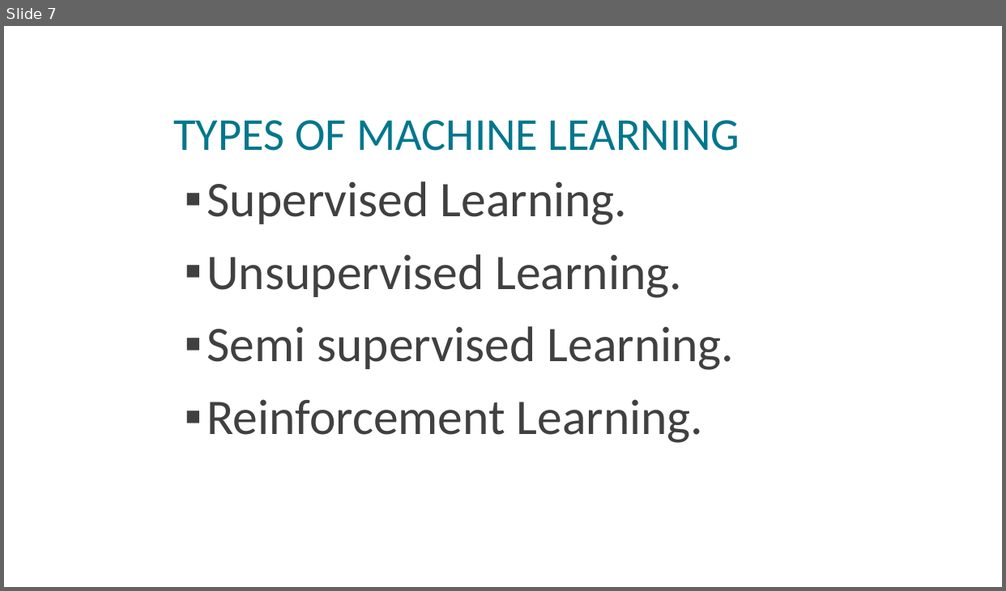
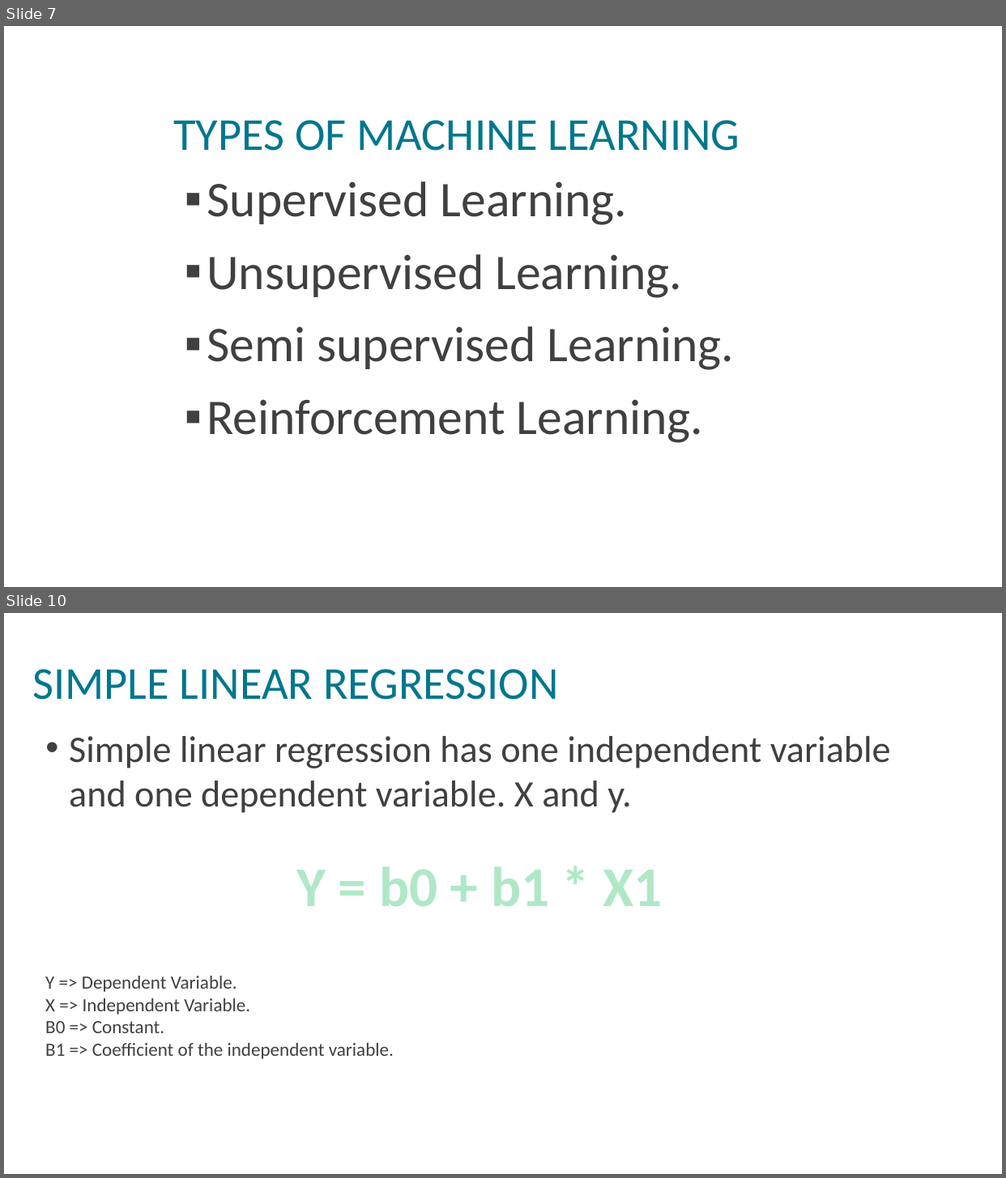
Before and after one commit to VISWESWARAN1998/machine-learning, a slide deck: Machine Learning.pptx. Shown one above the other, each under a label of ours: slide 7 before the commit, slides 7 and 10 after it; the slides between them are not shown. The pictures are 1006x591 and 1006x1178 pixels, drawn with LibreOffice and Linux fonts; fonts in the diff are those of the drawing; background and template pictures are left out. Boxes give left, top, right and bottom in pixels: in the first picture for what was removed or moved away, otherwise in the second. Text is boxed around its words. In the diff, an @@ line names an element or a change of style, - is before the commit and + after.

```diff
--- a/Machine Learning.pptx
+++ b/Machine Learning.pptx
@@ slide 10 added at [4, 613, 1002, 1174], background picture (left out) @@
@@ title added at [32, 669, 559, 700], 44 pt, text #00778D @@
+SIMPLE LINEAR REGRESSION
@@ text added at [69, 736, 891, 813], 36 pt, text #404040 @@
+• Simple linear regression has one independent variable and one dependent variable. X and y.
@@ text added at [296, 867, 662, 906], 54 pt, text #B0E8C7, bold @@
+Y = b0 + b1 * X1
@@ text added at [45, 976, 394, 1059], 18 pt, text #404040 @@
+Y => Dependent Variable.
+X => Independent Variable.
+B0 => Constant.
+B1 => Coefficient of the independent variable.
```
Also in this commit, not shown: 1 slide changed, 2 other slides added, 2 slides removed.
